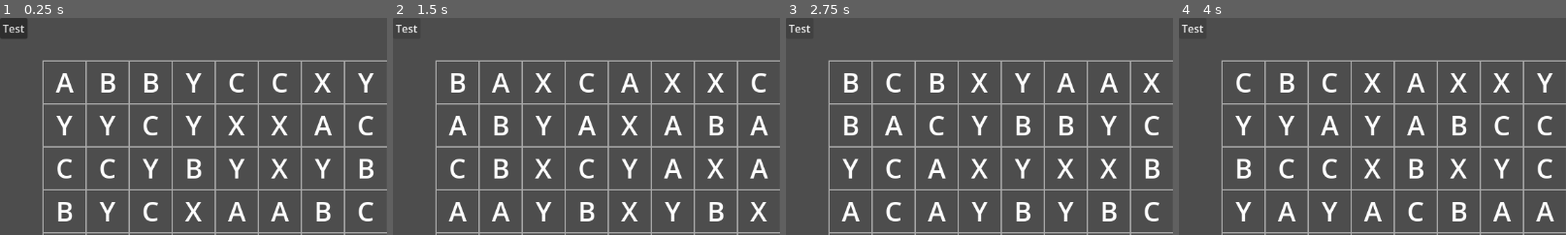
Above: before the commit, frames 1-4 (left to right).
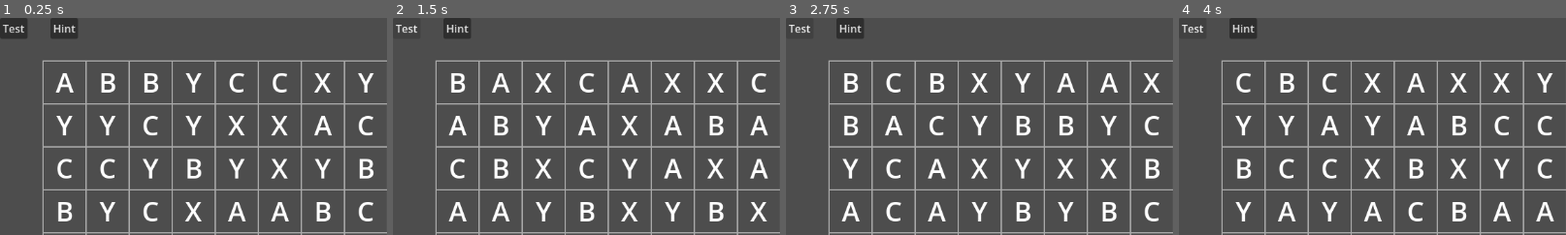
Above: after the commit, the same moments.

Repository: fehudma/godot_projects
Game: Godot game, scene res://Scenes/game.tscn
Two runs of this game, one before a commit and one after it. Both use one fixed random seed, a clock stepped at 60 frames per second and the inputs below.
Inputs (mouse positions are % of the whole screen's width and height, from its top left):
- Up to frame 1 (0.25 s): no input
- Up to frame 2 (1.5 s): click (8, 2) at 0.5 s, where only the run after the commit has a clickable "Hint"; click "Test" at 1.25 s
- Up to frame 3 (2.75 s): click "Test" at 2 s
- Up to frame 4 (4 s): click (8, 2) at 2.75 s, where only the run after the commit has a clickable "Hint"; click "Test" at 3.5 s
The pictures show only the part of the screen within x 0-50%, y 0-50%; the shares and areas given below are measured in that part.

The runs differ from the first frame. In frame 1, 0.6% of the frame differs, in the area x 13-21%, y 0-10%; in frame 2, 0.6%; in frame 3, 0.6%; in frame 4, 0.6%.

Commit message:
added Hint button

Diff:
--- a/Scenes/game.tscn
+++ b/Scenes/game.tscn
@@ -13,4 +13,10 @@
 offset_bottom = 8.0
 text = "Test"
 
+[node name="HintButton" type="Button" parent="." unique_id=1440403269]
+offset_left = 75.0
+offset_right = 116.0
+offset_bottom = 31.0
+text = "Hint"
+
 [connection signal="pressed" from="TestButton" to="Board" method="_on_test_button_pressed"]
